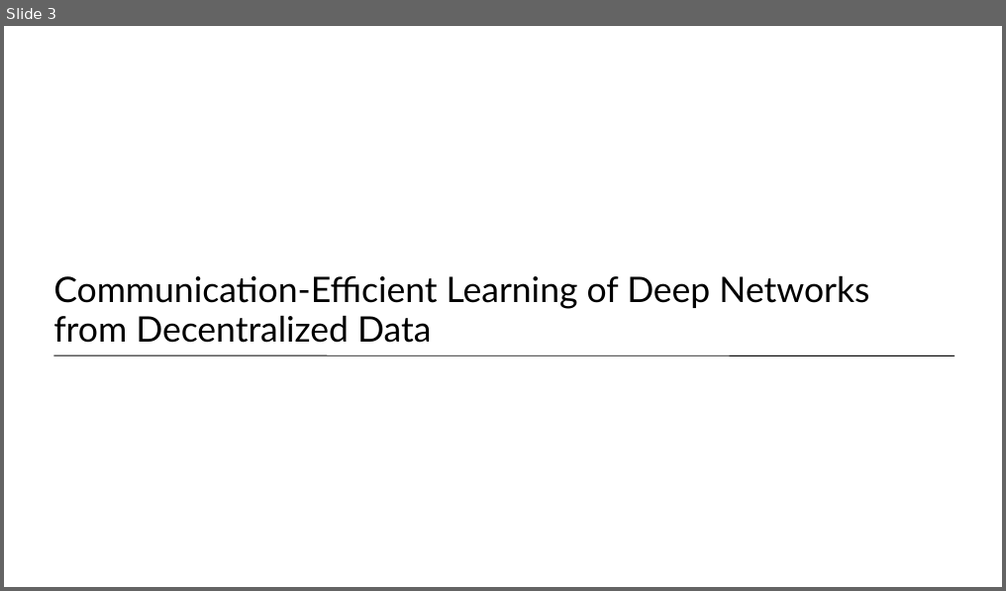
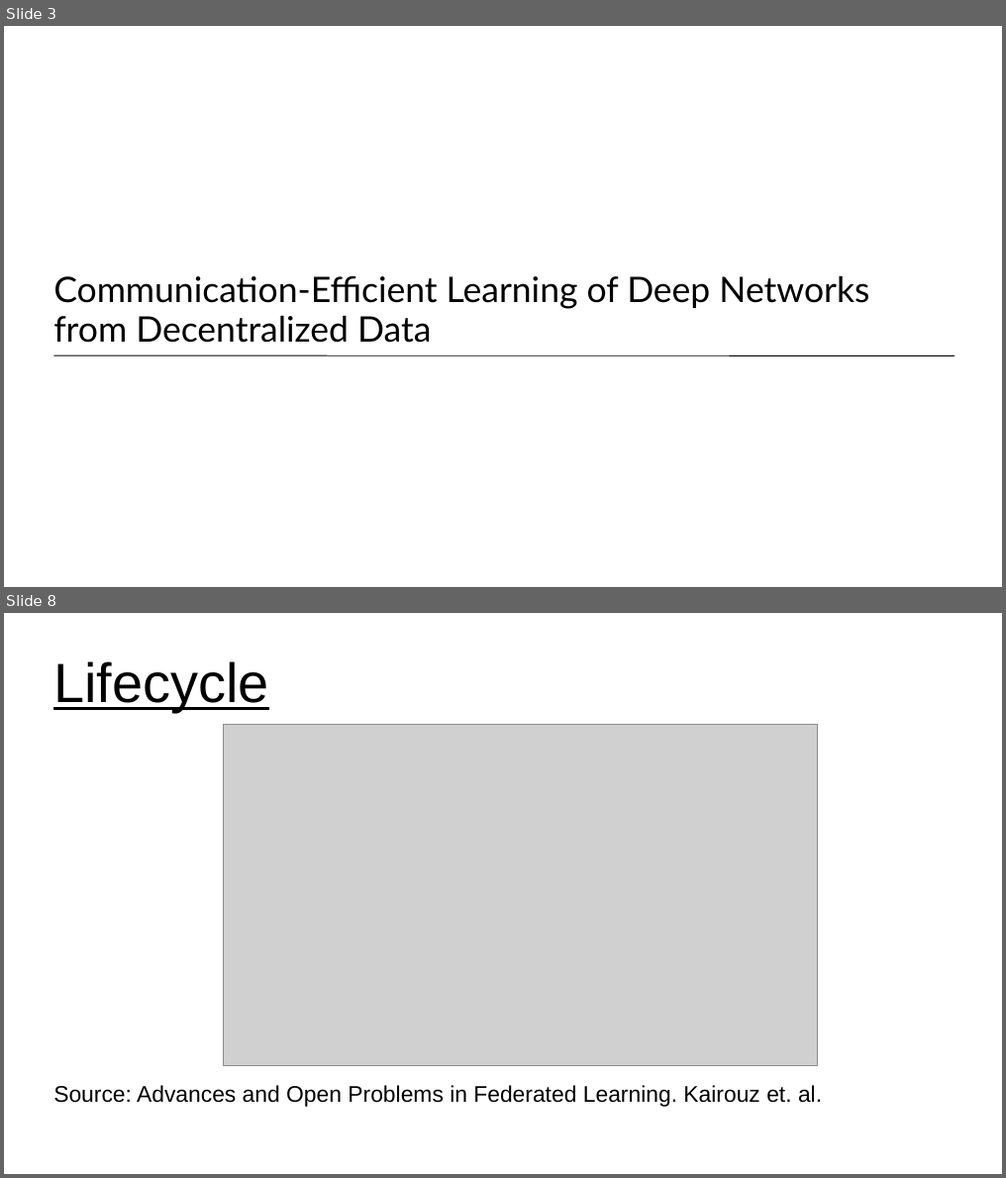
Before and after one commit to UVADS/distributed_computing, a slide deck: 07_distributed_model_training/federated_learning.ppt. Shown one above the other, each under a label of ours: slide 3 before the commit, slides 3 and 8 after it; the slides between them are not shown. The pictures are 1006x591 and 1006x1178 pixels, drawn with LibreOffice and Linux fonts; fonts in the diff are those of the drawing; grey boxes stand for pictures. Boxes give left, top, right and bottom in pixels: in the first picture for what was removed or moved away, otherwise in the second. Text is boxed around its words. In the diff, an @@ line names an element or a change of style, - is before the commit and + after.

Commit message:
added deck on federated learning

```diff
--- a/07_distributed_model_training/federated_learning.ppt
+++ b/07_distributed_model_training/federated_learning.ppt
@@ slide 8 added at box(4, 613, 1002, 1174), background #FFFFFF @@
@@ title added at box(54, 662, 268, 712), 44 pt, text #000000, underline @@
+Lifecycle
@@ picture added at box(224, 725, 818, 1065) @@
@@ subtitle added at box(54, 1085, 822, 1107), 18 pt, text #000000 @@
+Source: Advances and Open Problems in Federated Learning. Kairouz et. al.
```
Also in this commit, not shown: 2 slides changed, 6 other slides added, 3 slides removed.
